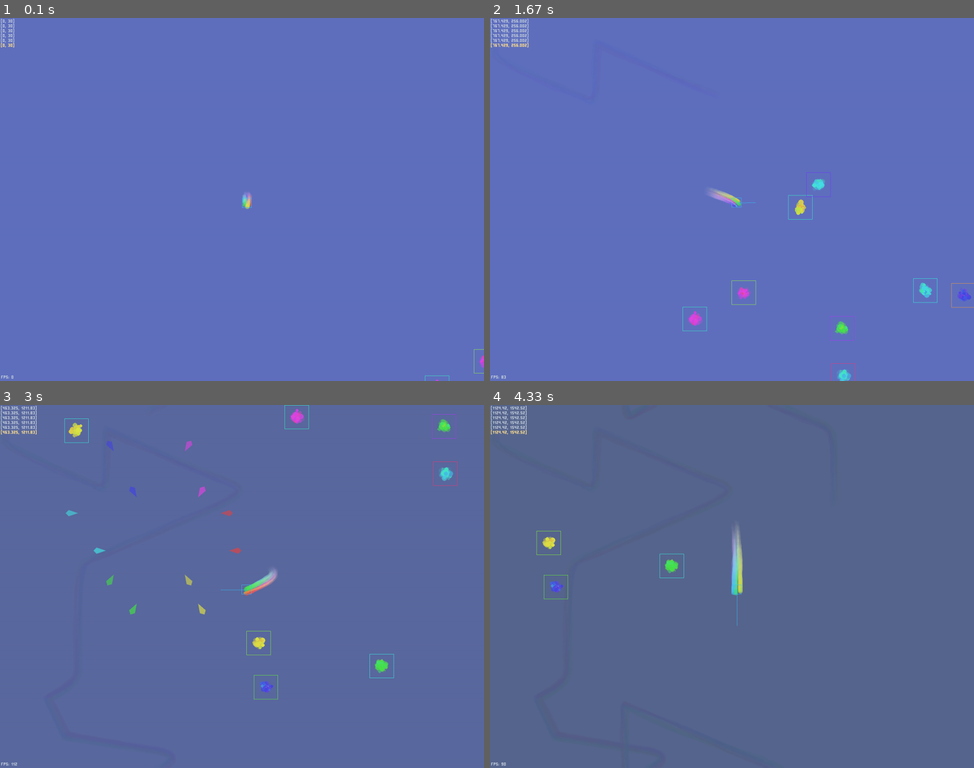
Above: before the commit, frames 1-4 (two rows, left to right).
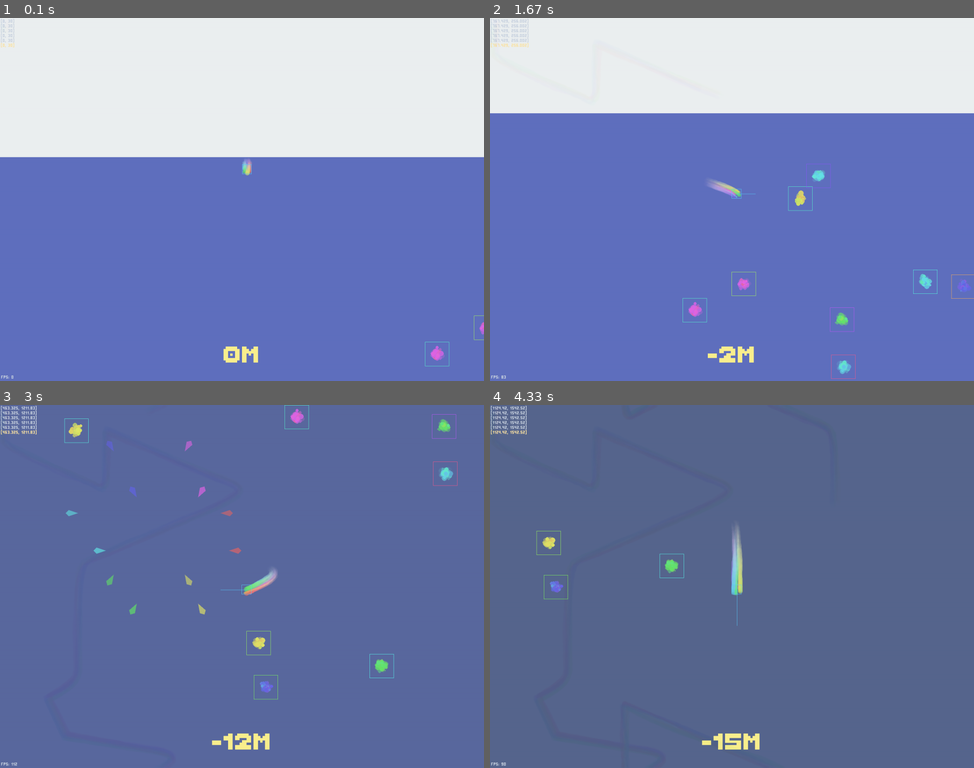
Above: after the commit, the same moments.

Repository: ddorn/jam-23-08
Game: pygame game, started from main.py
Two runs of this game, one before a commit and one after it. Both use one fixed random seed, a clock stepped at 60 frames per second and the inputs below.
Inputs (mouse positions are in pixels of both pictures, inside the frame that each line leads up to):
- Up to frame 1 (0.1 s): no input
- Up to frame 2 (1.67 s): hold Right 0.33-0.8 s; move the mouse to (712, 214) at 0.37 s; hold Up 0.83-1.13 s; move the mouse to (886, 188) at 0.87 s; tap F at 0.9, 1.23, 1.53 s; hold Right 1.17-1.63 s; move the mouse to (615, 203) at 1.2 s
- Up to frame 3 (3 s): hold Left 1.67-2.2 s; move the mouse to (91, 532) at 1.7 s; tap F at 1.73, 2.03, 2.3, 2.63, 2.93 s; hold Down 2.23-2.53 s; move the mouse to (314, 459) at 2.27 s; hold Left 2.57-2.97 s; move the mouse to (125, 513) at 2.6 s
- Up to frame 4 (4.33 s): hold Up 3-3.37 s; move the mouse to (707, 680) at 3.03 s; tap F at 3.07, 3.47, 3.77, 4.13 s; hold Right 3.4-4.03 s; move the mouse to (857, 644) at 3.43 s; hold Down from 4.07 s (still down); move the mouse to (654, 466) at 4.1 s

The runs differ from the first frame. In frame 1, 39% of the frame differs, in the area x 0-100%, y 0-100%; in frame 2, 28%; in frame 3, 0.7%; in frame 4, 0.6%.

Commit message:
add smoothclamp + add the sky

Diff:
--- a/engine/debug.py
+++ b/engine/debug.py
@@ -107,8 +107,7 @@
             return
 
         fps = len(self.frame_times) / (self.frame_times[-1] - self.frame_times[0])
-        s = text(f"FPS: {int(fps)}", SMALL_TEXT_SIZE, WHITE, "pixelmillennium")
-        gfx.blit(s, bottomleft=(4, H - 4), ui=True)
+        gfx.text(WHITE, f"FPS: {int(fps)}", SMALL_TEXT_SIZE, SMALL_FONT, bottomleft=(4, H - 4))
 
         if self.paused:
             # Restore the last data.
@@ -129,8 +128,7 @@
         y = 3
         for i, obj in enumerate(self.texts):
             color = WHITE if len(self.texts) - i - 1 >= self.nb_txt_this_frame else YELLOW
-            s = text(" ".join(map(str, obj)), SMALL_TEXT_SIZE, color, "pixelmillennium")
-            r = gfx.blit(s, topleft=(3, y), ui=True)
+            r = gfx.text(color, " ".join(map(str, obj)), SMALL_TEXT_SIZE, SMALL_FONT, topleft=(3, y))
             y = r.bottom
 
         # Archiving of the data, so that we can get them back if we are paused.
--- a/engine/gfx.py
+++ b/engine/gfx.py
@@ -1,10 +1,13 @@
 from __future__ import annotations
 
-from typing import TYPE_CHECKING, Union
+from typing import TYPE_CHECKING, Union, Literal
 
 import pygame
 import pygame.gfxdraw
 from pygame import Vector2, Rect
+
+from .constants import SMALL_TEXT_SIZE, BIG_TEXT_SIZE
+from .assets import text
 
 if TYPE_CHECKING:
     from pygame._common import ColorValue, RectValue
@@ -84,6 +87,11 @@
         else:
             pygame.draw.circle(self.surf, color, pos, radius, width)
 
+    def text(self, color: ColorValue, txt: str, size: int, font_name: str = None, ui: bool = True, **anchor) -> Rect:
+        """Draw text in world coordinates. Supports alpha."""
+        surf = text(txt, size, color, font_name)
+        return self.blit(surf, ui, **anchor)
+
     # For subclasses to manipulate coordinates
 
     def edit_pos(self, pos: Vec2Like, ui: bool = False):
--- a/engine/utils.py
+++ b/engine/utils.py
@@ -72,12 +72,84 @@
     return vec
 
 
-def clamp(x, mini, maxi):
+def clamp(x: float, mini: float, maxi: float):
+    """Clamp a number between mini and maxi."""
     if x < mini:
         return mini
     if x > maxi:
         return maxi
     return x
+
+
+def smoothstep(x, x_min: float = 0, x_max: float = 1, n: int = 1):
+    """
+    Smoothstep function. See https://en.wikipedia.org/wiki/Smoothstep.
+
+    Args:
+        x: The value to interpolate.
+        x_min: The minimum value that the function can take.
+        x_max: The maximum value that the function can take.
+        n: The degree of the polynomial used to interpolate.
+
+    Returns:
+        A value between 0 and 1.
+    """
+
+    x = clamp((x - x_min) / (x_max - x_min), 0, 1)
+
+    result = 0
+    for k in range(0, n + 1):
+        result += math.comb(k + n, k) * math.comb(2 * n + 1, n - k) * (-x) ** k
+
+    result *= x ** (n + 1)
+
+    return result
+
+
+def soft_clamp(x, mini: float, maxi: float, smooth_size: float):
+    """Clamp a number between mini and maxi, but in a smooth way.
+
+    Outside the ranges mini ± smooth_size and maxi ± smooth_size, the function
+    takes the same value as clamp. Between these ranges, the function has a
+    continuous derivative.
+
+    What I want for the interpolation part:
+    - f(-1) = 0
+    - f(1) = 1
+    - f'(-1) = 0
+    - f'(1) = 1
+
+    f(x) = ax^3 + bx^2 + cx + d
+    f'(x) = 3ax^2 + 2bx + c
+    The system is:
+    -a + b - c + d = 0
+    a + b + c + d = 1
+    3a - 2b + c = 0
+    3a + 2b + c = 1
+    The solution is:
+    a = 0; b = 1/4; c = 1/2; d = 1/4
+
+    So:
+    f(x) = 1/4 * x^2 + 1/2 * x + 1/4
+    """
+
+    def f(x):
+        return x ** 2 / 4 + x / 2 + 1 / 4
+
+    ss = smooth_size / 2
+
+    if x < mini - ss:
+        return mini
+    elif x < mini + ss:
+        prop = chrange(x, (mini - ss, mini + ss), (-1, 1))
+        return mini + smooth_size * f(prop) / 2
+    elif x < maxi - ss:
+        return x
+    elif x < maxi + ss:
+        prop = chrange(x, (maxi - ss, maxi + ss), (-1, 1))
+        return maxi - smooth_size * f(-prop) / 2
+    else:
+        return maxi
 
 
 def angle_towards(start, goal, max_movement):
@@ -211,11 +283,34 @@
     """
     Value of the integral of exp_impulse between 0 and 1.
 
-    Can be used to determine the toal change in position
+    Can be used to determine the total change in position
     if exp_impulse is used to change a velocity.
     """
 
     return math.exp(1 - k) * (-k + math.exp(k) - 1) / k
+
+
+def soft_plus(x: float, k: float = 1.0):
+    """
+    A smooth approximation of the ReLU function.
+
+    Graph:
+        1│       /
+         │     /
+        0│__-'
+         ┼———┼-——————————
+         0  │    1
+            ╰ 0
+
+    Args:
+        x: Input value
+        k: Controls the smoothness of the function, the higher the sharper.
+    """
+
+    if x * k > 40:
+        # Avoid overflow, it's only the identity function in this range anyway.
+        return x
+    return math.log(1 + math.exp(k * x)) / k
 
 
 def auto_crop(surf: pygame.Surface):
@@ -378,6 +473,8 @@
     "rrange",
     "from_polar",
     "clamp",
+    "smoothstep",
+    "soft_clamp",
     "angle_towards",
     "random_in_rect",
     "random_in_surface",
@@ -388,6 +485,7 @@
     "bounce",
     "exp_impulse",
     "exp_impulse_integral",
+    "soft_plus",
     "auto_crop",
     "outline",
     "overlay",
@@ -398,7 +496,6 @@
     "Cooldown",
 ]
 
-
 # This just helps me to remember to add new utilities to __all__
 for name, f in list(globals().items()):
     if name not in __all__ and callable(f):
--- a/main.py
+++ b/main.py
@@ -256,7 +256,10 @@
         #     self.particles.fountains.append(ParticleFountain.screen_confetti(SCREEN))
 
     def draw(self, gfx: CameraGFX):
-        gfx.world_center = self.blob.pos
+        camera_x, camera_y = self.blob.pos
+        # Clamp the camera y between 0m and 1000m, but smoothly
+        camera_y = soft_clamp(camera_y, 0, 1000 * 100, 1000)
+        gfx.world_center = camera_x, camera_y
 
         bg_color = gradient(self.timer / self.FPS,
                             (0, "#3F51B5"),
@@ -271,16 +274,23 @@
                             )
         gfx.surf.fill(bg_color)
 
-        s = smooth_breathing(time())
-        s256 = int(s * 255)
+        if self.timer % 5 == 0:
+            self.blob.draw(WrapGFX(self.fog), force_alpha=0.3)
+
+        # If at the surcface, draw the sky
+        if camera_y < H / 2:
+            gfx.rect(WHITE, camera_x - W / 2, -H / 2, W, H / 2)
+
+        super().draw(gfx)
+
+        # Show depth
+        depth = int(-self.blob.pos.y / 100)
+        gfx.text("#FFF176", f"{depth}m", size=120, midbottom=(W / 2, H - 20))
 
         if self.use_fog:
-            if self.timer % 5 == 0:
-                self.blob.draw(WrapGFX(self.fog), force_alpha=0.3)
             self.fog.set_alpha(50)
             gfx.surf.blit(self.fog, (0, 0))
 
-        super().draw(gfx)
 
 
 def main():
Not shown, changed: experiments.ipynb
